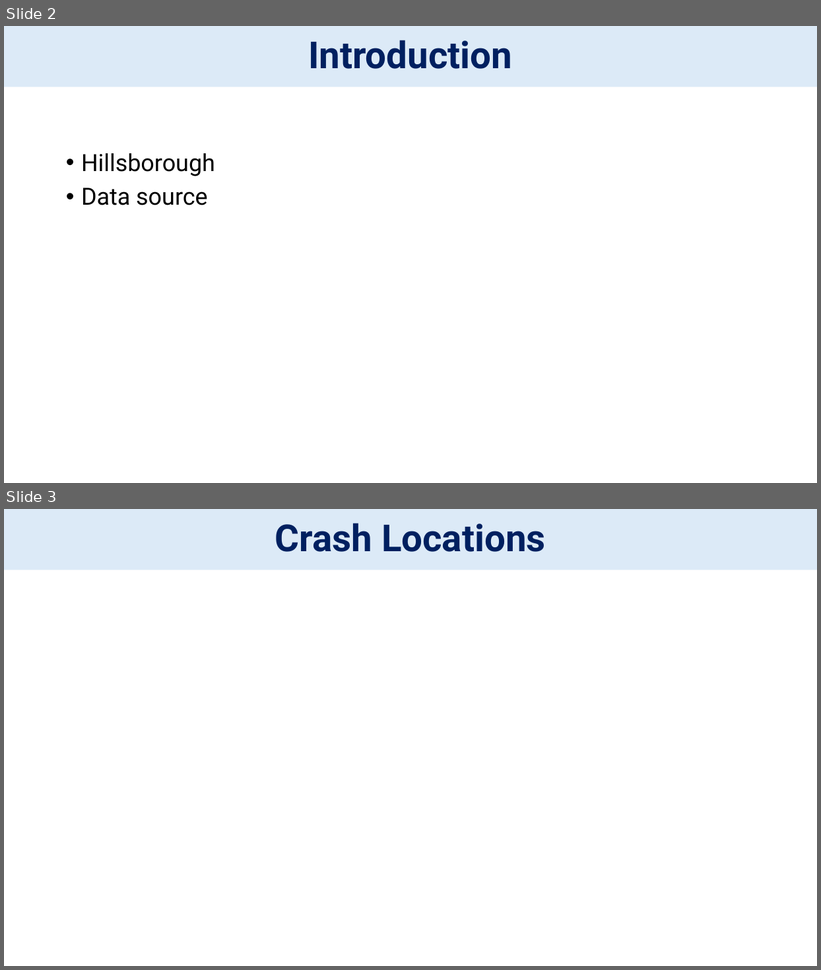
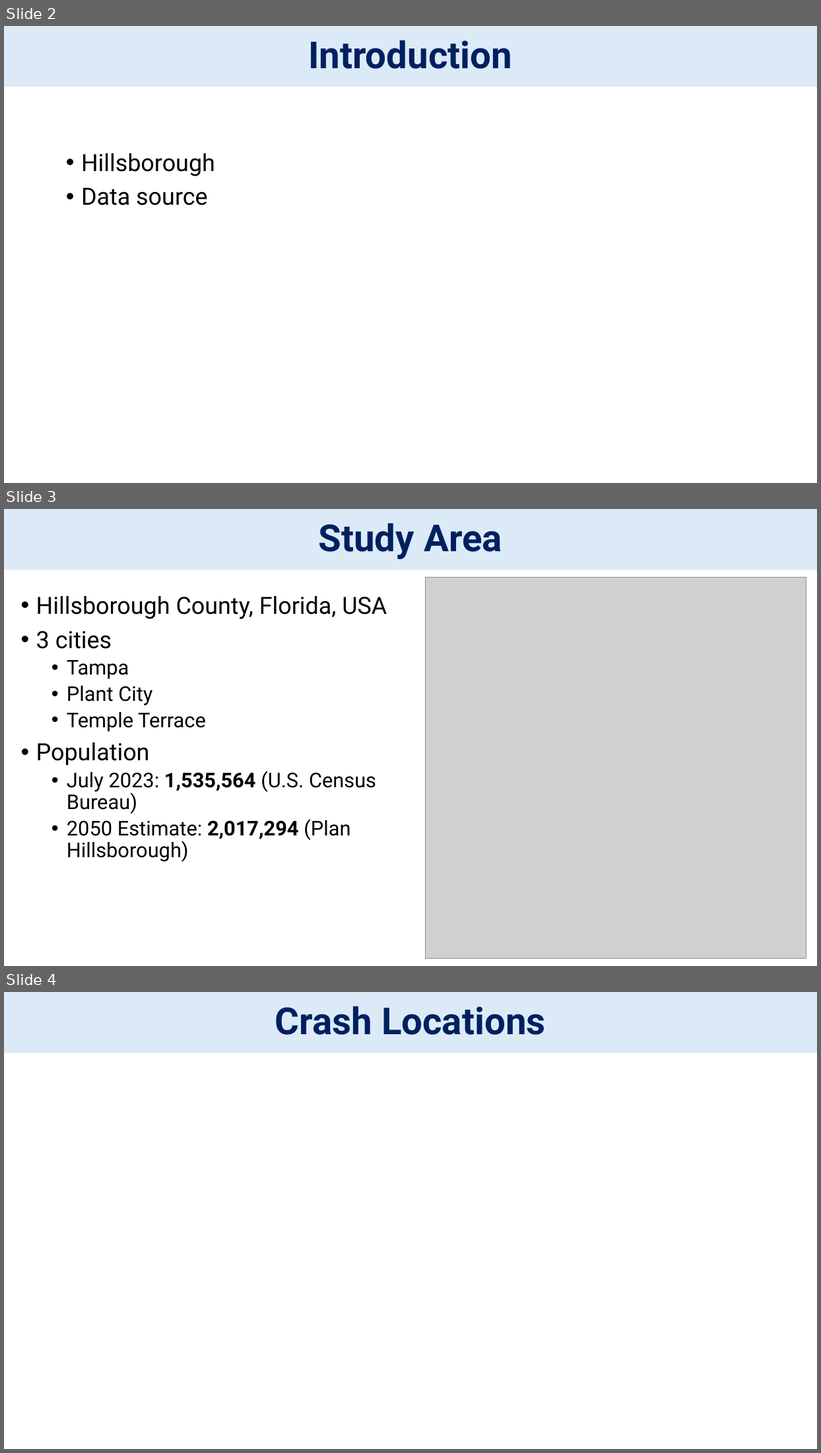
Before and after one commit to bofethe/signal-four, a slide deck: PredictiveCrashAnalysis.pptx. Shown one above the other, each under a label of ours: slides 2 and 3 before the commit, slides 2, 3 and 4 after it. The pictures are 821x970 and 821x1453 pixels, drawn with LibreOffice and Linux fonts; fonts in the diff are those of the drawing; grey boxes stand for pictures. Boxes give left, top, right and bottom in pixels: in the first picture for what was removed or moved away, otherwise in the second. Text is boxed around its words. In the diff, an @@ line names an element or a change of style, - is before the commit and + after.

Commit message:
updated ppt and added study area map

```diff
--- a/PredictiveCrashAnalysis.pptx
+++ b/PredictiveCrashAnalysis.pptx
@@ slide 3 added at bbox=[4, 509, 817, 966], background #FFFFFF @@
@@ title added at bbox=[4, 509, 817, 570], fill #DCEAF7, 44 pt, text #002060, bold @@
+Study Area
@@ picture added at bbox=[426, 578, 807, 958] @@
@@ text added at bbox=[36, 596, 387, 862], 24 pt, text #000000 @@
+• Hillsborough County, Florida, USA
+• 3 cities
+  • Tampa
+  • Plant City
+  • Temple Terrace
+• Population
+  • July 2023: 1,535,564 (U.S. Census Bureau)
+  • 2050 Estimate: 2,017,294 (Plan Hillsborough)
@@ what was slide 3 is now slide 4 @@
```
Also in this commit, not shown: 2 slides changed, 1 other slide added, 1 slide removed, 1 other file.
